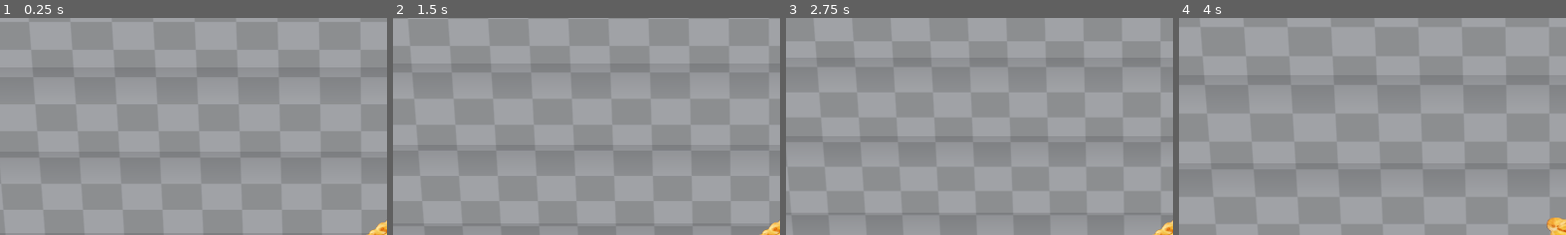
Above: before the commit, frames 1-4 (left to right).
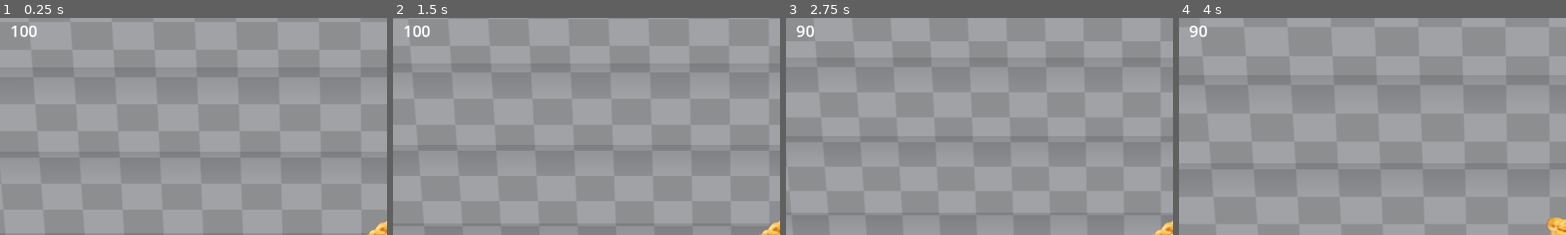
Above: after the commit, the same moments.

Repository: julabrego/unl_TrabajoFinal_2024
Game: Godot game, scene res://Assets/Scenes/Scenarios/world_1.tscn
Two runs of this game, one before a commit and one after it. Both use one fixed random seed, a clock stepped at 60 frames per second and the inputs below.
Inputs:
- Up to frame 1 (0.25 s): no input
- Up to frame 2 (1.5 s): tap Enter at 0.5 s; hold Right (ui_right) 0.53-1.28 s; hold Down (ui_down) from 1.28 s (still down)
- Up to frame 3 (2.75 s): release Down (ui_down) at 2.03 s; hold Right (ui_right) from 2.03 s (still down)
- Up to frame 4 (4 s): release Right (ui_right) at 2.78 s; hold Up (ui_up) 2.78-3.53 s; hold Left (ui_left) from 3.53 s (still down)
The pictures show only the part of the screen within x 0-50%, y 1-51%; the shares and areas given below are measured in that part.

The runs differ from the first frame. In frame 1, 0.2% of the frame differs, in the area x 3-10%, y 3-9%; in frame 2, 0.2%; in frame 3, 0.1%; in frame 4, 0.1%.

Commit message:
feature: empanada receives damage

Diff:
--- a/Assets/Scenes/Characters/Empanada/empanada.tscn
+++ b/Assets/Scenes/Characters/Empanada/empanada.tscn
@@ -13,6 +13,10 @@
 
 [sub_resource type="CapsuleShape3D" id="CapsuleShape3D_7no7e"]
 radius = 0.365421
+height = 2.17886
+
+[sub_resource type="CapsuleShape3D" id="CapsuleShape3D_rsxwb"]
+radius = 0.390332
 height = 2.17886
 
 [sub_resource type="Animation" id="Animation_seguq"]
@@ -178,9 +182,14 @@
 visible = false
 mesh = SubResource("SphereMesh_4r5li")
 
-[node name="CollisionShape3D" type="CollisionShape3D" parent="."]
+[node name="CollisionBox" type="CollisionShape3D" parent="."]
 transform = Transform3D(1, 0, 0, 0, 1, 0, 0, 0, 1, 0, -0.000934005, 0)
 shape = SubResource("CapsuleShape3D_7no7e")
+
+[node name="HitBox" type="Area3D" parent="."]
+
+[node name="CollisionShape3D" type="CollisionShape3D" parent="HitBox"]
+shape = SubResource("CapsuleShape3D_rsxwb")
 
 [node name="RayCast3D" type="RayCast3D" parent="."]
 transform = Transform3D(1, 0, 0, 0, 1, 0, 0, 0, 1, 0, -0.11, 0)
@@ -199,3 +208,4 @@
 surface_material_override/0 = SubResource("StandardMaterial3D_2kbkd")
 
 [connection signal="body_entered" from="Sprite3D/AttackHitbox" to="." method="_on_attack_hitbox_body_entered"]
+[connection signal="body_entered" from="HitBox" to="." method="_on_hit_box_body_entered"]
--- a/Assets/Scenes/Scenarios/world_1.tscn
+++ b/Assets/Scenes/Scenarios/world_1.tscn
@@ -1,8 +1,10 @@
-[gd_scene load_steps=7 format=3 uid="uid://d0l45y17ildax"]
+[gd_scene load_steps=9 format=3 uid="uid://d0l45y17ildax"]
 
+[ext_resource type="Script" path="res://Assets/Scripts/Core/GameController.gd" id="1_8yv3f"]
 [ext_resource type="PackedScene" uid="uid://dfpe4pue6oai5" path="res://Assets/Scenes/Scenarios/prototype-scenario.tscn" id="1_y18q6"]
 [ext_resource type="PackedScene" uid="uid://c7n8xlvoc1dep" path="res://Assets/Scenes/Characters/Empanada/empanada.tscn" id="2_hn7vq"]
 [ext_resource type="PackedScene" uid="uid://xtqst0tpaoeo" path="res://Assets/Scenes/Characters/KetchupSmall/ketchup_small.tscn" id="3_s7u4f"]
+[ext_resource type="PackedScene" uid="uid://birenqvp58ih8" path="res://Assets/Scenes/UI/in_game_HUD.tscn" id="5_7lsm1"]
 
 [sub_resource type="ProceduralSkyMaterial" id="ProceduralSkyMaterial_rhm72"]
 sky_horizon_color = Color(0.64625, 0.65575, 0.67075, 1)
@@ -19,6 +21,7 @@
 tonemap_mode = 2
 
 [node name="World" type="Node3D"]
+script = ExtResource("1_8yv3f")
 
 [node name="WorldEnvironment" type="WorldEnvironment" parent="."]
 environment = SubResource("Environment_twjta")
@@ -44,3 +47,7 @@
 [node name="KetchupSmall" parent="." node_paths=PackedStringArray("target") instance=ExtResource("3_s7u4f")]
 transform = Transform3D(1, 0, 0, 0, 1, 0, 0, 0, 1, 3.59067, 1.14051, 13.8652)
 target = NodePath("../Empanada")
+
+[node name="InGameHUD" parent="." instance=ExtResource("5_7lsm1")]
+
+[connection signal="health_has_changed" from="Empanada" to="." method="_on_empanada_health_has_changed"]
--- /dev/null
+++ b/Assets/Scenes/UI/in_game_HUD.tscn
@@ -0,0 +1,31 @@
+[gd_scene load_steps=3 format=3 uid="uid://birenqvp58ih8"]
+
+[ext_resource type="Script" path="res://Assets/Scripts/UI/InGameHUD/in_game_HUD.gd" id="1_odbd7"]
+
+[sub_resource type="LabelSettings" id="LabelSettings_3yeqg"]
+font_size = 24
+
+[node name="InGameHud" type="Control"]
+layout_mode = 3
+anchors_preset = 15
+anchor_right = 1.0
+anchor_bottom = 1.0
+grow_horizontal = 2
+grow_vertical = 2
+script = ExtResource("1_odbd7")
+
+[node name="Header" type="VBoxContainer" parent="."]
+layout_mode = 1
+anchors_preset = -1
+anchor_left = 0.0130208
+anchor_top = 0.0123457
+anchor_right = 0.986111
+anchor_bottom = 0.0756173
+grow_horizontal = 2
+metadata/_edit_use_anchors_ = true
+
+[node name="HealthLabel" type="Label" parent="Header"]
+layout_mode = 2
+size_flags_vertical = 1
+text = "100"
+label_settings = SubResource("LabelSettings_3yeqg")
--- /dev/null
+++ b/Assets/Scenes/UI/main_menu.tscn
@@ -0,0 +1,77 @@
+[gd_scene load_steps=2 format=3 uid="uid://dyjmcqmnrysp3"]
+
+[ext_resource type="Script" path="res://Assets/Scripts/UI/MainMenu/main_menu.gd" id="1_x6b1x"]
+
+[node name="MainMenu" type="Control"]
+layout_mode = 3
+anchors_preset = 15
+anchor_right = 1.0
+anchor_bottom = 1.0
+grow_horizontal = 2
+grow_vertical = 2
+script = ExtResource("1_x6b1x")
+
+[node name="ColorRect" type="ColorRect" parent="."]
+layout_mode = 1
+anchors_preset = 15
+anchor_right = 1.0
+anchor_bottom = 1.0
+grow_horizontal = 2
+grow_vertical = 2
+color = Color(0, 0.321569, 0.341176, 1)
+
+[node name="VBoxContainer" type="VBoxContainer" parent="."]
+layout_mode = 1
+anchors_preset = 14
+anchor_top = 0.5
+anchor_right = 1.0
+anchor_bottom = 0.5
+offset_top = -83.0
+offset_bottom = 83.0
+grow_horizontal = 2
+grow_vertical = 2
+
+[node name="Title" type="Label" parent="VBoxContainer"]
+layout_mode = 2
+size_flags_vertical = 1
+theme_override_font_sizes/font_size = 50
+text = "Comidas Autóctonas"
+horizontal_alignment = 1
+vertical_alignment = 1
+
+[node name="Subtitle" type="Label" parent="VBoxContainer"]
+layout_mode = 2
+size_flags_vertical = 1
+text = "Prototipo 0.0.1 - 2024-08-11"
+horizontal_alignment = 1
+vertical_alignment = 1
+
+[node name="InvisibleMargin" type="Panel" parent="VBoxContainer"]
+custom_minimum_size = Vector2(0, 16)
+layout_mode = 2
+size_flags_horizontal = 4
+size_flags_vertical = 4
+
+[node name="ButtonsGroup" type="VBoxContainer" parent="VBoxContainer"]
+layout_mode = 2
+size_flags_vertical = 3
+
+[node name="ButtonJugar" type="Button" parent="VBoxContainer/ButtonsGroup"]
+custom_minimum_size = Vector2(240, 0)
+layout_mode = 2
+size_flags_horizontal = 4
+theme_override_font_sizes/font_size = 24
+text = "Jugar"
+
+[node name="InvisibleMargin2" type="Panel" parent="VBoxContainer/ButtonsGroup"]
+custom_minimum_size = Vector2(0, 4)
+layout_mode = 2
+size_flags_horizontal = 4
+size_flags_vertical = 4
+
+[node name="ButtonCreditos" type="Button" parent="VBoxContainer/ButtonsGroup"]
+custom_minimum_size = Vector2(240, 0)
+layout_mode = 2
+size_flags_horizontal = 4
+theme_override_font_sizes/font_size = 24
+text = "Créditos"
--- a/Assets/Scripts/Characters/Empanada/empanada-movement.gd
+++ b/Assets/Scripts/Characters/Empanada/empanada-movement.gd
@@ -1,5 +1,7 @@
 class_name EmpanadaPlayer
 extends CharacterBody3D
+
+signal health_has_changed(health)
 
 @export var SPEED := 4
 @export var JUMP_FORCE := 8
@@ -11,6 +13,7 @@
 var motion := Vector3()
 var animation := ""
 var is_control_enabled := true
+var health := 100
 
 @onready var sprite : Sprite3D = $Sprite3D
 @onready var animation_player : AnimationPlayer = $AnimationPlayer
@@ -22,6 +25,10 @@
 func _physics_process(delta) -> void:
 	_handle_inputs()
 	_move(delta)
+
+func set_health(value: int) -> void:
+	health = value
+	emit_signal("health_has_changed", health)
 
 func _handle_inputs() -> void:
 	if not is_control_enabled:
@@ -114,3 +121,12 @@
 	if body.is_in_group("Enemy"):
 		var origin = 'LEFT' if position.x < body.position.x else 'RIGHT'
 		body.receive_damage(10, origin)
+
+func _on_hit_box_body_entered(body:Node3D):
+	if body.is_in_group("Enemy"):
+		var origin = 'LEFT' if body.position.x < position.x else 'RIGHT'
+		receive_damage(body.get_current_attack_damage(), origin)
+
+func receive_damage(amount: int, origin: String) -> void:
+	health -= amount
+	emit_signal("health_has_changed", health)
--- a/Assets/Scripts/Characters/KetchupSmall/ketchup_small.gd
+++ b/Assets/Scripts/Characters/KetchupSmall/ketchup_small.gd
@@ -16,6 +16,7 @@
 var is_receiving_damage := false
 var hit_origin : String = ""
 var jumps_counter := 0
+var current_attack_damage := 10
 
 @onready var sprite : Sprite3D = $Sprite3D
 @onready var animation_player : AnimationPlayer = $AnimationPlayer
@@ -51,6 +52,9 @@
 			motion.x = 0
 	if life <= 0:
 		queue_free()
+
+func get_current_attack_damage() -> int:
+	return current_attack_damage
 
 func _move(delta: float) -> void:
 	if is_receiving_damage:
--- /dev/null
+++ b/Assets/Scripts/Core/GameController.gd
@@ -0,0 +1,20 @@
+class_name GameControoler
+extends Node3D
+
+@onready var in_game_hud : Control
+@onready var player : CharacterBody3D
+
+@export var player_health := 100
+
+func _ready():
+	in_game_hud = $InGameHUD
+	player = $Empanada
+
+	if player.has_method("set_health"):
+		player.set_health(player_health)
+
+	in_game_hud.update_health(player_health)
+
+func _on_empanada_health_has_changed(health:Variant):
+	if in_game_hud.has_method("update_health"):
+		in_game_hud.update_health(health)
--- /dev/null
+++ b/Assets/Scripts/UI/InGameHUD/in_game_HUD.gd
@@ -0,0 +1,6 @@
+extends Control
+
+@onready var health_label = $Header/HealthLabel
+
+func update_health(health: int) -> void:
+	health_label.text = str(health)
--- /dev/null
+++ b/Assets/Scripts/UI/MainMenu/main_menu.gd
@@ -0,0 +1,9 @@
+extends Control
+
+# Called when the node enters the scene tree for the first time.
+func _ready():
+	pass # Replace with function body.
+
+# Called every frame. 'delta' is the elapsed time since the previous frame.
+func _process(delta):
+	pass
Not shown: 1 places in Assets/Scenes/Characters/Empanada/empanada.tscn that only renumber resources
